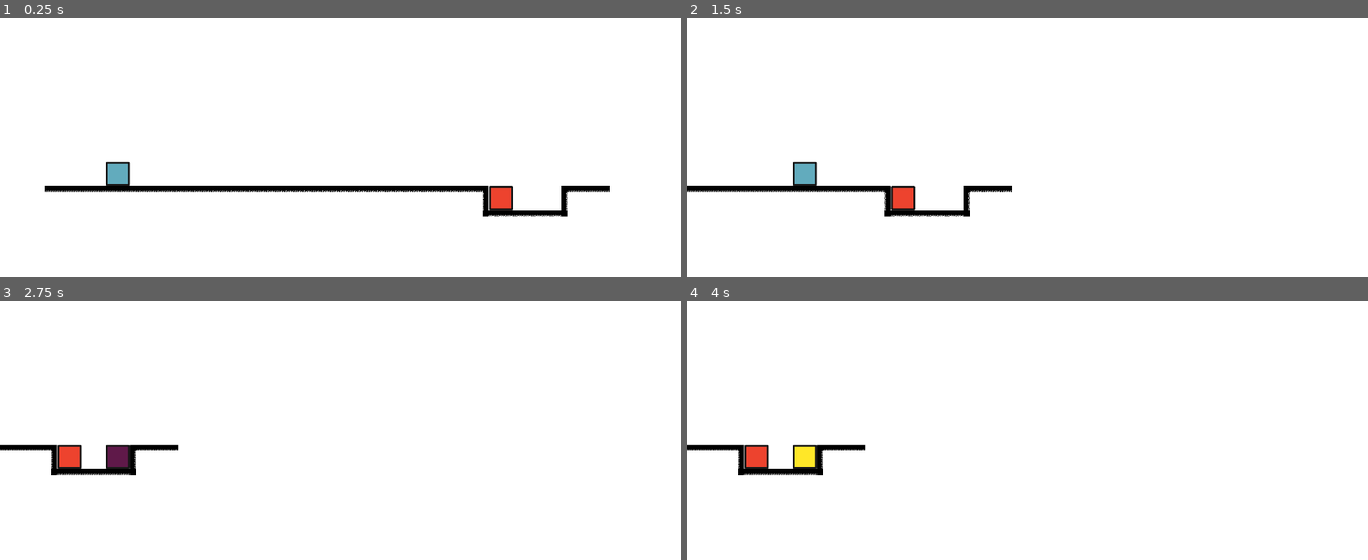
Above: before the commit, frames 1-4 (two rows, left to right).
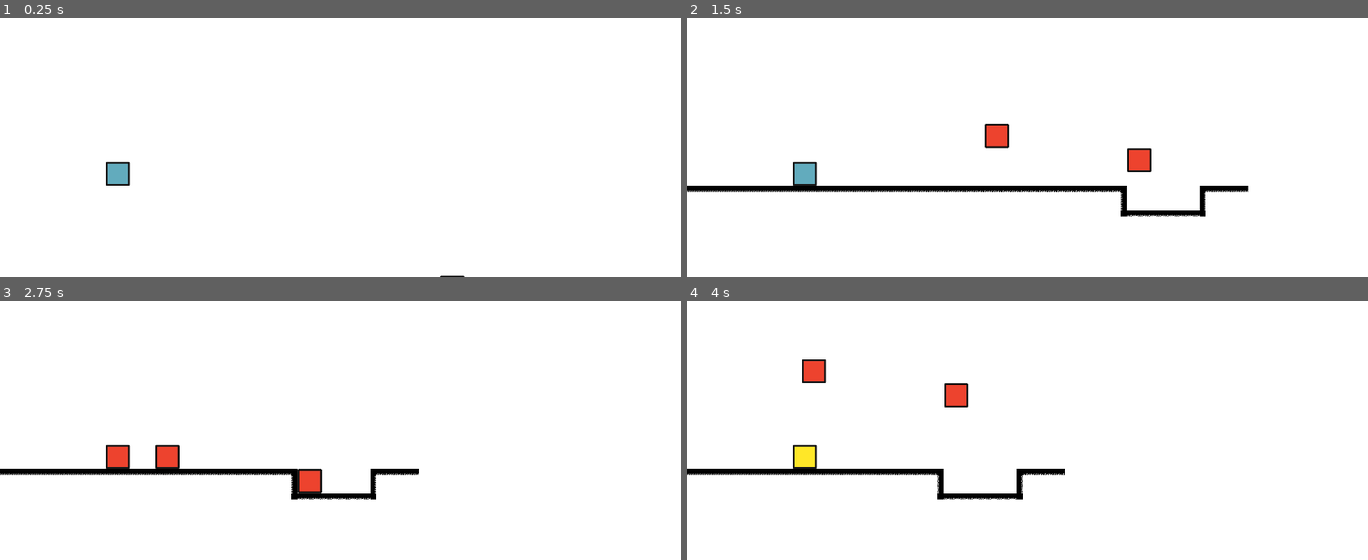
Above: after the commit, the same moments.

Repository: TheSeahorse/Paralyzed
Game: Godot game, scene res://Source/Levels/LevelTemplate.tscn
The game is run twice, just before and just after one commit, with the same random seed, the same clock (stepped at 60 frames per second) and the same inputs. The project has no main scene, so this scene is started directly.
Inputs:
- Up to frame 1 (0.25 s): no input
- Up to frame 2 (1.5 s): hold Q (cyan) 0.53-1.28 s; tap Space (action) at 0.6 s; tap Q (cyan) at 1.35 s
- Up to frame 3 (2.75 s): tap E (purple) at 1.55 s; hold E (purple) from 2.03 s (still down); tap W (red) at 2.3 s
- Up to frame 4 (4 s): release E (purple) at 2.78 s; tap W (red) at 2.85 s; tap R (yellow) at 3.05 s; tap Enter at 3.5 s; hold R (yellow) from 3.53 s (still down); tap Space (action) at 3.8 s

The runs differ from the first frame. In frame 1, 2.6% of the frame differs, in the area x 6-90%, y 64-100%; in frame 2, 2.9%; in frame 3, 3.1%, in the area x 0-62%, y 55-77%; in frame 4, 2.8%.

Commit message:
changed models structure, fixed jump

Diff:
--- a/Source/Actors/actor.gd
+++ b/Source/Actors/actor.gd
@@ -1,11 +1,15 @@
 extends KinematicBody2D
 class_name Actor
 
-export var _maxspeed: = Vector2(500.0, 2000.0)
-export var _gravity: = 1000.0
-var _velocity: = Vector2.ZERO
-var _color_status: = 1
+const FLOOR_NORMAL: = Vector2.UP
+export var MAX_SPEED: = Vector2(300.0, 1500.0)
+export var GRAVITY: = 4000.0
+var VELOCITY: = Vector2.ZERO
+var COLOR_STATUS: = "cyan"
 
-func _physics_process(delta: float) -> void:
-	_velocity.y += _gravity*delta
-	_velocity = move_and_slide(_velocity)
+func get_velocity() -> Vector2:
+	return VELOCITY
+
+
+func get_color_status() -> String:
+	return COLOR_STATUS
--- a/Source/Actors/player.gd
+++ b/Source/Actors/player.gd
@@ -1,19 +1,22 @@
 extends Actor
 
 func _physics_process(delta: float) -> void:
-	_velocity.x = 300.0
+	toggle_color()
+	VELOCITY.y += GRAVITY * delta
+	VELOCITY.x = MAX_SPEED.x
+	VELOCITY = move_and_slide(VELOCITY, FLOOR_NORMAL)
 
-	if Input.is_action_pressed("cyan"):
+
+func _on_enemy_head_entered(body: Node) -> void:
+	VELOCITY = body.get_velocity() # DU ÄR HÄR
+
+
+func toggle_color():
+	if Input.is_action_just_pressed("cyan"):
 		$player_sprite.play("cyan")
-		_color_status = 1
-	elif Input.is_action_pressed("red"):
+	elif Input.is_action_just_pressed("red"):
 		$player_sprite.play("red")
-		_color_status = 2
-	elif Input.is_action_pressed("purple"):
+	elif Input.is_action_just_pressed("purple"):
 		$player_sprite.play("purple")
-		_color_status = 3
-	elif Input.is_action_pressed("yellow"):
+	elif Input.is_action_just_pressed("yellow"):
 		$player_sprite.play("yellow")
-		_color_status = 4
-
-	_velocity = move_and_slide(_velocity)
--- a/Source/Actors/player.tscn
+++ b/Source/Actors/player.tscn
@@ -1,11 +1,11 @@
-[gd_scene load_steps=9 format=2]
+[gd_scene load_steps=10 format=2]
 
-[ext_resource path="res://Character models/Cyan_square.png" type="Texture" id=1]
+[ext_resource path="res://Character models/Enemies/Cyan_square.png" type="Texture" id=1]
 [ext_resource path="res://Source/Actors/player.gd" type="Script" id=2]
-[ext_resource path="res://Character models/White Background.png" type="Texture" id=3]
-[ext_resource path="res://Character models/Purple_square.png" type="Texture" id=4]
-[ext_resource path="res://Character models/Red_square.png" type="Texture" id=5]
-[ext_resource path="res://Character models/Yellow_square.png" type="Texture" id=6]
+[ext_resource path="res://Character models/World/White Background.png" type="Texture" id=3]
+[ext_resource path="res://Character models/Enemies/Purple_square.png" type="Texture" id=4]
+[ext_resource path="res://Character models/Enemies/Red_square.png" type="Texture" id=5]
+[ext_resource path="res://Character models/Enemies/Yellow_square.png" type="Texture" id=6]
 
 [sub_resource type="SpriteFrames" id=1]
 animations = [ {
@@ -33,6 +33,9 @@
 [sub_resource type="RectangleShape2D" id=2]
 extents = Vector2( 32, 32 )
 
+[sub_resource type="RectangleShape2D" id=3]
+extents = Vector2( 31, 1 )
+
 [node name="player" type="KinematicBody2D"]
 collision_mask = 14
 script = ExtResource( 2 )
@@ -55,3 +58,12 @@
 [node name="Camera2D" type="Camera2D" parent="."]
 offset = Vector2( 650, -300 )
 current = true
+
+[node name="Area2D" type="Area2D" parent="."]
+collision_layer = 0
+collision_mask = 2
+
+[node name="CollisionShape2D" type="CollisionShape2D" parent="Area2D"]
+modulate = Color( 0.141176, 0.152941, 0.992157, 1 )
+shape = SubResource( 3 )
+[connection signal="body_entered" from="Area2D" to="." method="_on_enemy_head_entered"]
--- a/Source/Actors/red_square.gd
+++ b/Source/Actors/red_square.gd
@@ -1,9 +1,21 @@
 extends Actor
 
 func _physics_process(delta: float) -> void:
-	if Input.is_action_pressed("jump"):
-		_velocity.y = 500.0
+	var direction: = get_direction()
+	VELOCITY = calculate_move_velocity(VELOCITY, direction, delta)
+	VELOCITY = move_and_slide(VELOCITY, FLOOR_NORMAL)
 
-	_velocity = move_and_slide(_velocity)
 
-#func calculate_move(linear_velocity: Vector2, ) -> Velocity2:
+func get_direction() -> Vector2:
+	if Input.is_action_just_pressed("action") && is_on_floor():
+		return Vector2(0.0,-1.0)
+	else:
+		return Vector2(0.0,0.0)
+
+
+func calculate_move_velocity(linear_velocity: Vector2, direction: Vector2, delta: float) -> Vector2:
+	var new_velocity: = linear_velocity
+	new_velocity.y += GRAVITY * 0.8 * delta #slighty "slower" jump
+	if direction.y == -1.0:
+		new_velocity.y = direction.y * MAX_SPEED.y
+	return new_velocity
--- a/Source/Actors/red_square.tscn
+++ b/Source/Actors/red_square.tscn
@@ -1,7 +1,7 @@
 [gd_scene load_steps=4 format=2]
 
 [ext_resource path="res://Source/Actors/red_square.gd" type="Script" id=1]
-[ext_resource path="res://Character models/Red_square.png" type="Texture" id=2]
+[ext_resource path="res://Character models/Enemies/Red_square.png" type="Texture" id=2]
 
 [sub_resource type="RectangleShape2D" id=1]
 extents = Vector2( 32, 32 )
--- a/Source/Levels/LevelTemplate.tscn
+++ b/Source/Levels/LevelTemplate.tscn
@@ -1,10 +1,10 @@
 [gd_scene load_steps=12 format=2]
 
-[ext_resource path="res://Character models/Floor.png" type="Texture" id=1]
+[ext_resource path="res://Character models/World/Floor.png" type="Texture" id=1]
 [ext_resource path="res://Source/Actors/player.tscn" type="PackedScene" id=2]
-[ext_resource path="res://Character models/Left wall.png" type="Texture" id=3]
-[ext_resource path="res://Character models/Corner.png" type="Texture" id=4]
-[ext_resource path="res://Character models/Right wall.png" type="Texture" id=5]
+[ext_resource path="res://Character models/World/Left wall.png" type="Texture" id=3]
+[ext_resource path="res://Character models/World/Corner.png" type="Texture" id=4]
+[ext_resource path="res://Character models/World/Right wall.png" type="Texture" id=5]
 [ext_resource path="res://Source/Actors/red_square.tscn" type="PackedScene" id=6]
 
 [sub_resource type="ConvexPolygonShape2D" id=1]
@@ -97,7 +97,10 @@
 tile_data = PoolIntArray( 1441792, 0, 0, 1441793, 0, 0, 1441794, 0, 0, 1441795, 0, 0, 1441796, 0, 0, 1441797, 0, 0, 144 …(1422 unchanged characters)…
 
 [node name="Player" parent="." instance=ExtResource( 2 )]
-position = Vector2( 119, 904 )
+position = Vector2( -52.3608, 478.771 )
 
 [node name="red_square" parent="." instance=ExtResource( 6 )]
-position = Vector2( 1278, 973 )
+position = Vector2( 1278, 934.92 )
+
+[node name="red_square2" parent="." instance=ExtResource( 6 )]
+position = Vector2( 903.26, 908.43 )
Renamed: Character models/Cyan_square.png -> Character models/Enemies/Cyan_square.png
Not shown, added: Character models/Enemies/Cyan_square.png.import
Renamed: Character models/Purple_square.png -> Character models/Enemies/Purple_square.png
Not shown, changed: Character models/Enemies/Purple_square.png.import
Renamed: Character models/Red_square.png -> Character models/Enemies/Red_square.png
Not shown, changed: Character models/Enemies/Red_square.png.import
Renamed: Character models/Yellow_square.png -> Character models/Enemies/Yellow_square.png
Not shown, added: Character models/Enemies/Yellow_square.png.import
Renamed: Character models/Corner.png -> Character models/World/Corner.png
Not shown, changed: Character models/World/Corner.png.import
Renamed: Character models/Cyan_square.png.import -> Character models/World/Cyan_square.png.import
Renamed: Character models/Floor.png -> Character models/World/Floor.png
(and 10 more such lines)
